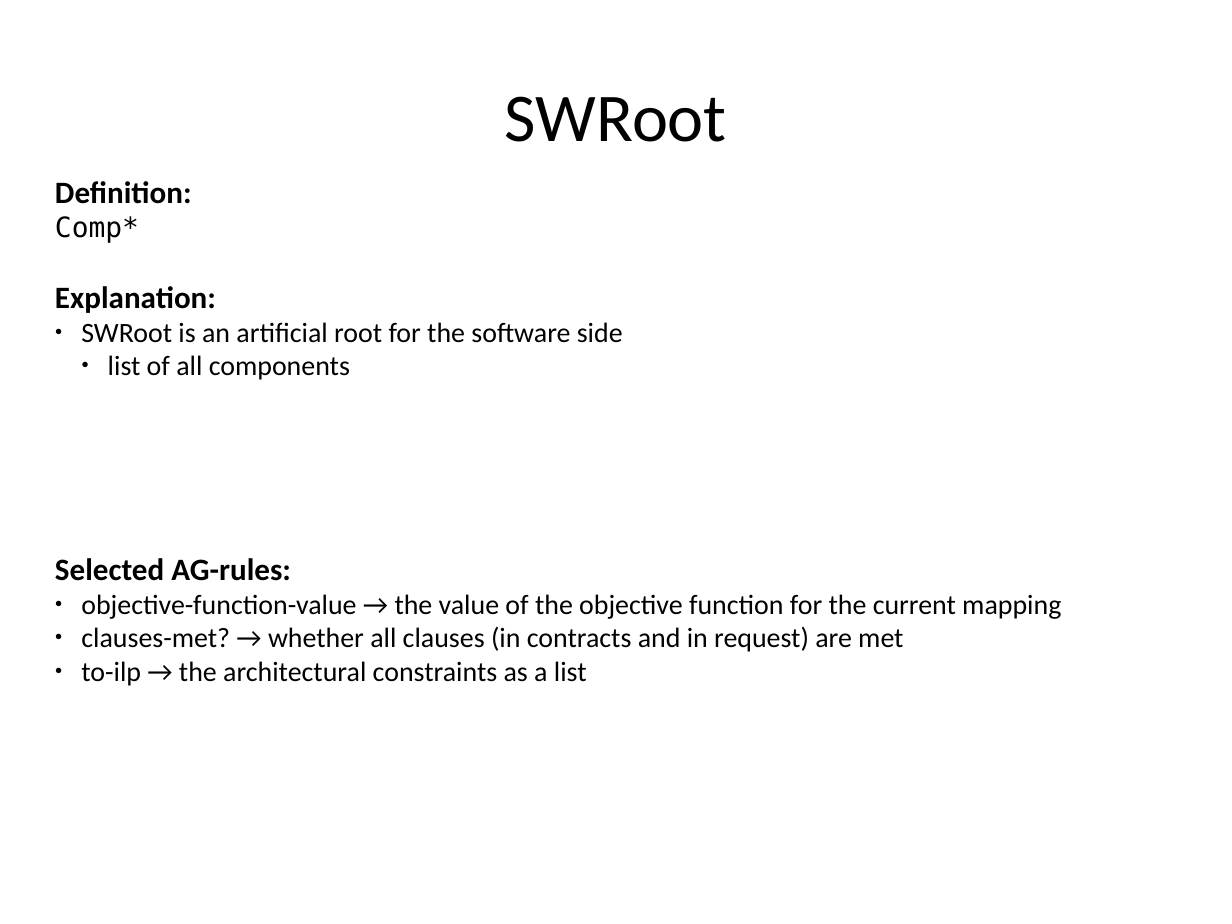
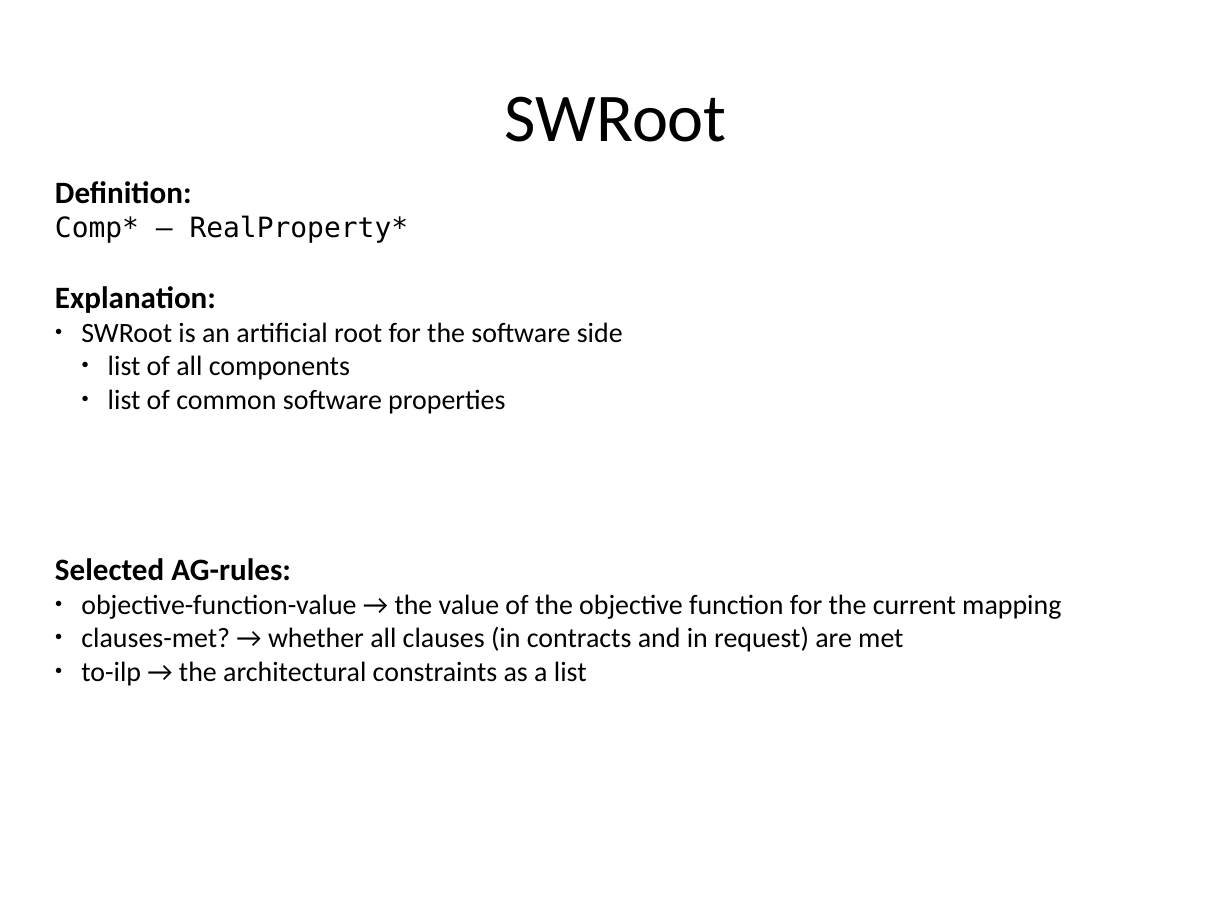
Before and after one commit to rene-schoene/racr-mquat, a slide deck: slide 23 of doc/the-model.odp. Drawn at 1232x924 pixels with LibreOffice and Linux fonts; fonts in the diff are those of the drawing. Boxes give left, top, right and bottom in pixels: in the first picture for what was removed or moved away, otherwise in the second. Text is boxed around its words. In the diff, an @@ line names an element or a change of style, - is before the commit and + after.

```diff
--- a/doc/the-model.odp
+++ b/doc/the-model.odp
@@ text at bbox=[55, 215, 409, 243]: text changed @@
-Comp*
+Comp* – RealProperty*
@@ text at bbox=[108, 389, 505, 414]: paragraph added @@
+  ● list of common software properties
```
Also in this commit, not shown: 14 other slides changed, 2 slides added, 1 other file.
